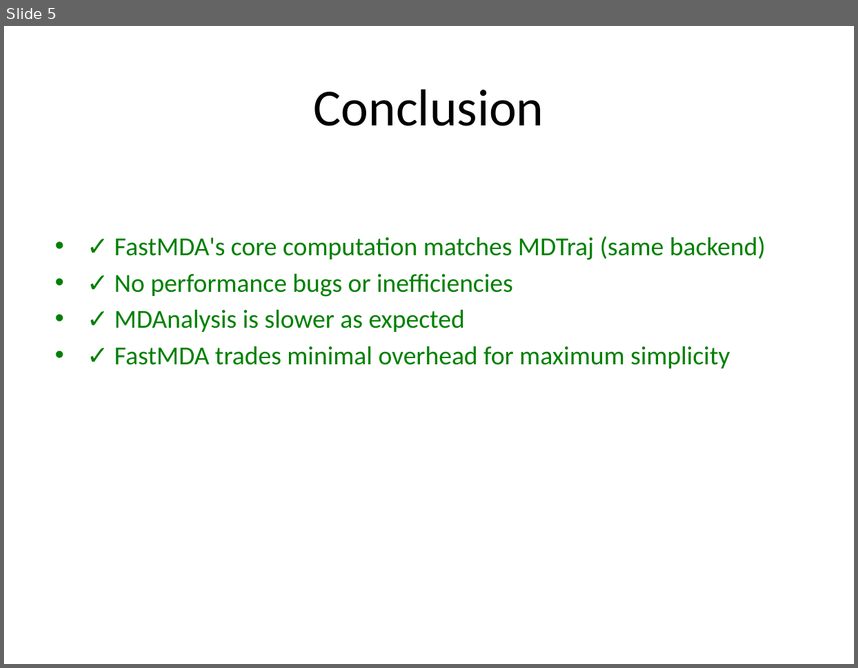
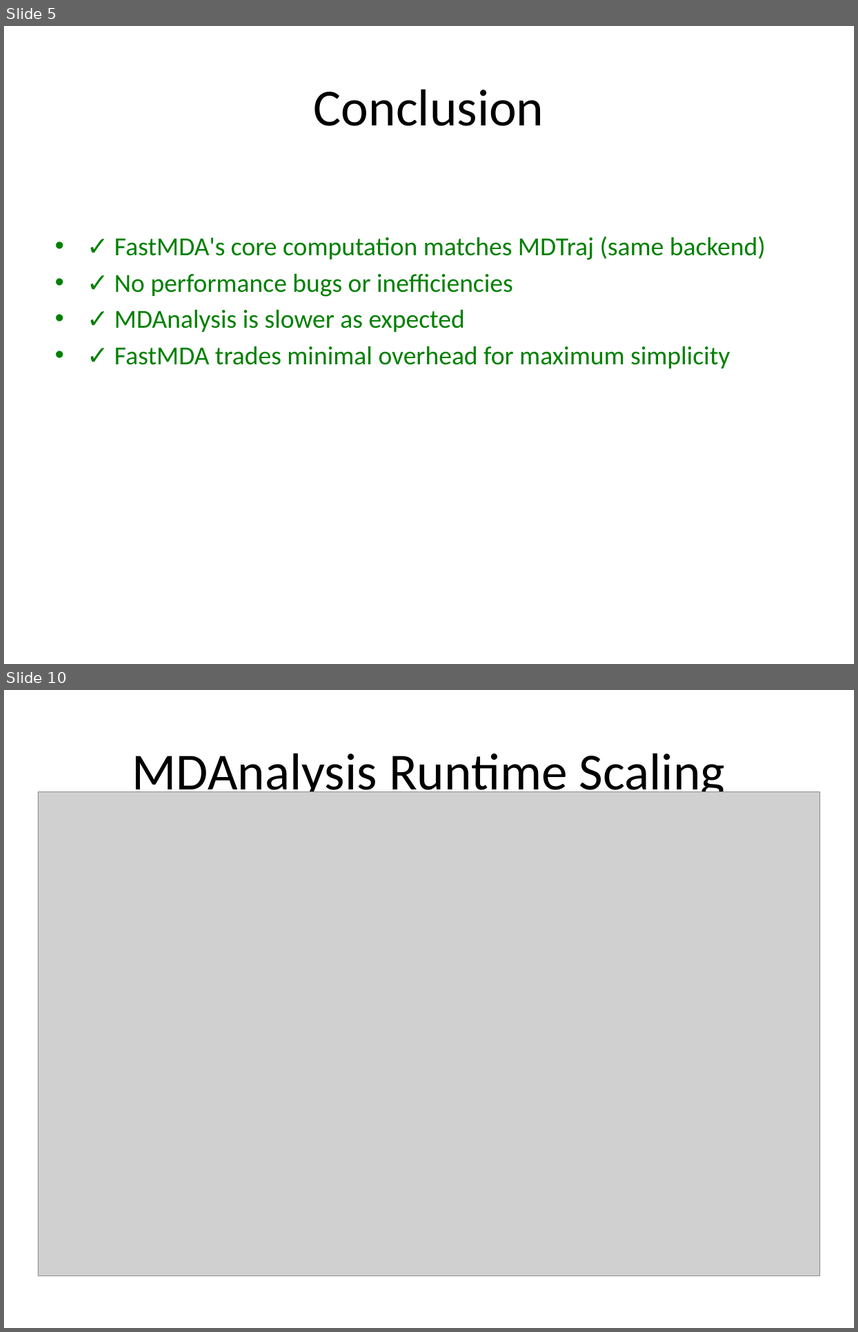
Before and after one commit to Paradoxicaly/FastMDAnalysis, a slide deck: benchmark_presentation.pptx. Shown one above the other, each under a label of ours: slide 5 before the commit, slides 5 and 10 after it; the slides between them are not shown. The pictures are 858x668 and 858x1332 pixels, drawn with LibreOffice and Linux fonts; fonts in the diff are those of the drawing; grey boxes stand for pictures. Boxes give left, top, right and bottom in pixels: in the first picture for what was removed or moved away, otherwise in the second. Text is boxed around its words. In the diff, an @@ line names an element or a change of style, - is before the commit and + after.

Commit message:
Add log-scale scaling plots and LOC assets

```diff
--- a/benchmark_presentation.pptx
+++ b/benchmark_presentation.pptx
@@ slide 10 added at (x1=4, y1=690, x2=854, y2=1328), background #FFFFFF @@
@@ title added at (x1=132, y1=753, x2=725, y2=801), 44 pt, text #000000 @@
+MDAnalysis Runtime Scaling
@@ picture added at (x1=38, y1=792, x2=820, y2=1276) @@
```
Also in this commit, not shown: 8 other slides added, 7 other files.
